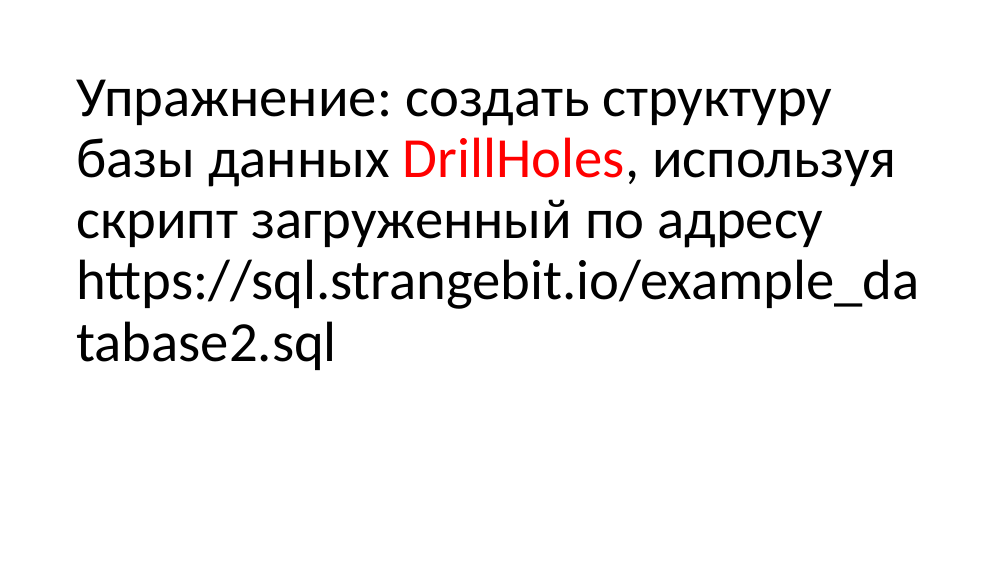
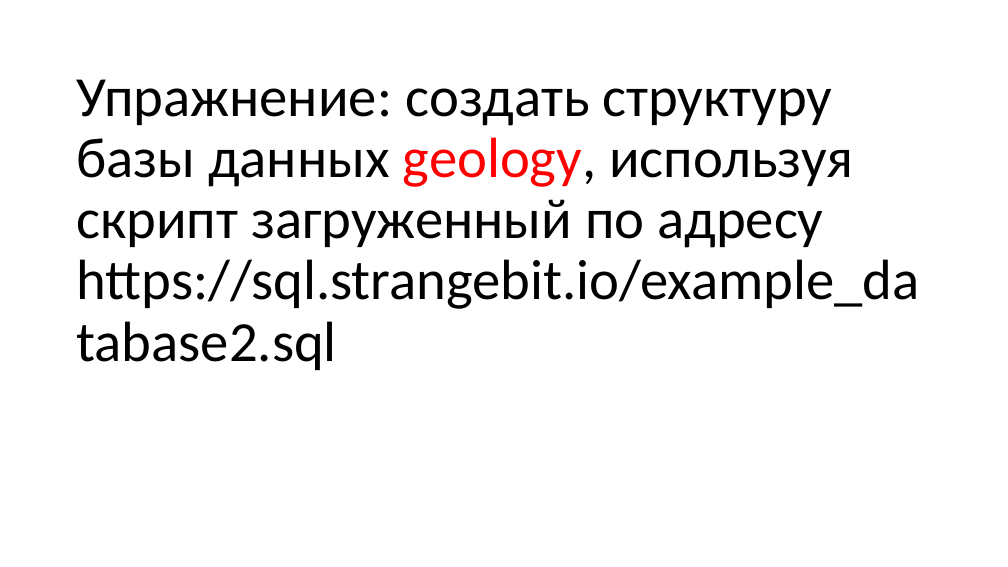
Before and after one commit to dmitriykuptsov/SQL, a slide deck: slide 11 of sql.pptx. Drawn at 1008x567 pixels with LibreOffice and Linux fonts; fonts in the diff are those of the drawing. Boxes give left, top, right and bottom in pixels: in the first picture for what was removed or moved away, otherwise in the second. Text is boxed around its words. In the diff, an @@ line names an element or a change of style, - is before the commit and + after.

```diff
--- a/sql.pptx
+++ b/sql.pptx
@@ title at bbox=[76, 79, 920, 370]: text changed @@
-Упражнение: создать структуру базы данных DrillHoles, используя скрипт загруженный по адресу https://sql.strangebit.io/example_database2.sql
+Упражнение: создать структуру базы данных geology, используя скрипт загруженный по адресу https://sql.strangebit.io/example_database2.sql
```
Also in this commit, not shown: 7 other slides changed, 1 slide removed.
